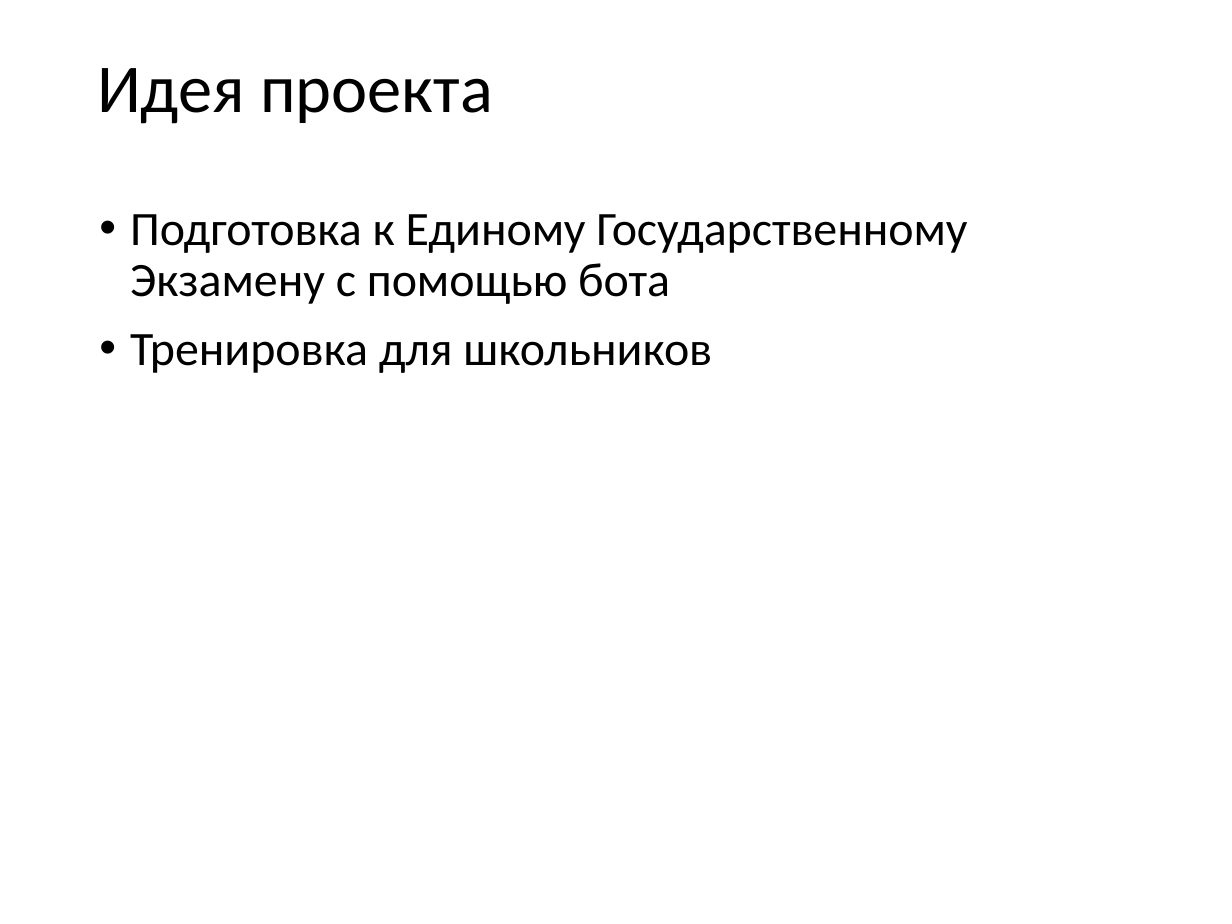
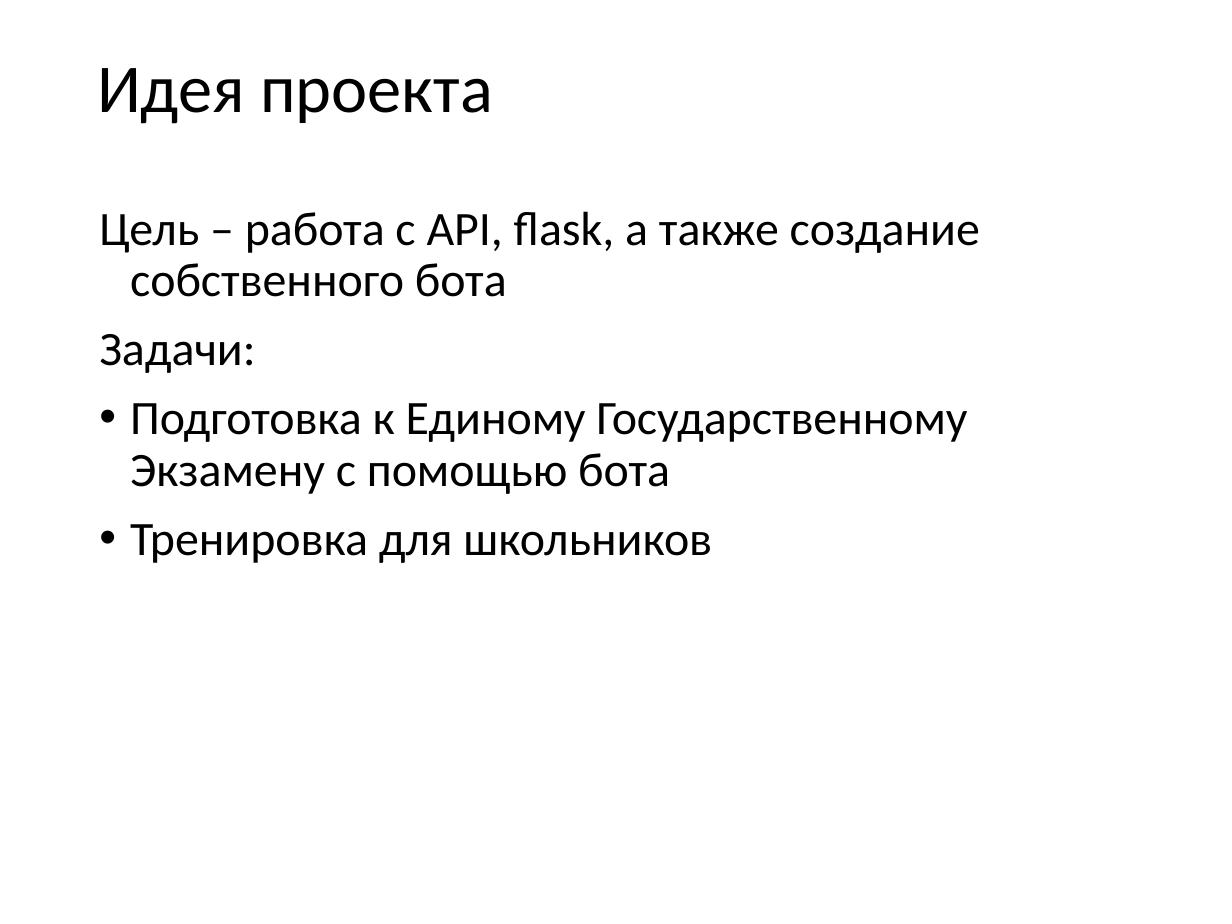
Before and after one commit to Annrire/YandexProgect3, a slide deck: slide 2 of progect.pptx. Drawn at 1232x924 pixels with LibreOffice and Linux fonts; fonts in the diff are those of the drawing; background and template pictures are left out. Boxes give left, top, right and bottom in pixels: in the first picture for what was removed or moved away, otherwise in the second. Text is boxed around its words. In the diff, an @@ line names an element or a change of style, - is before the commit and + after.

```diff
--- a/progect.pptx
+++ b/progect.pptx
@@ text at box(99, 211, 980, 373): paragraphs added @@
+Цель – работа с API, flask, а также создание собственного бота
+Задачи:
```
Also in this commit, not shown: 2 other files.
